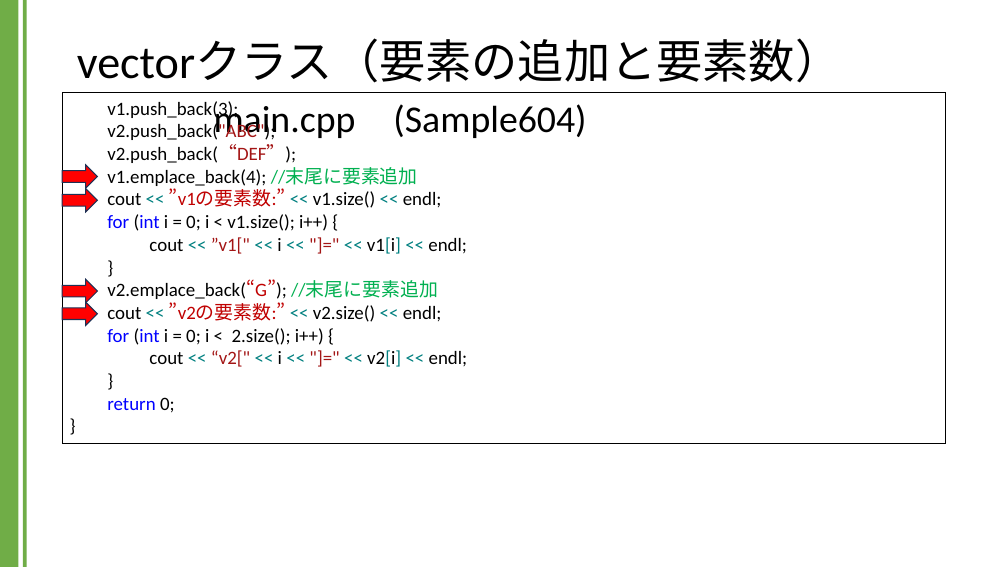
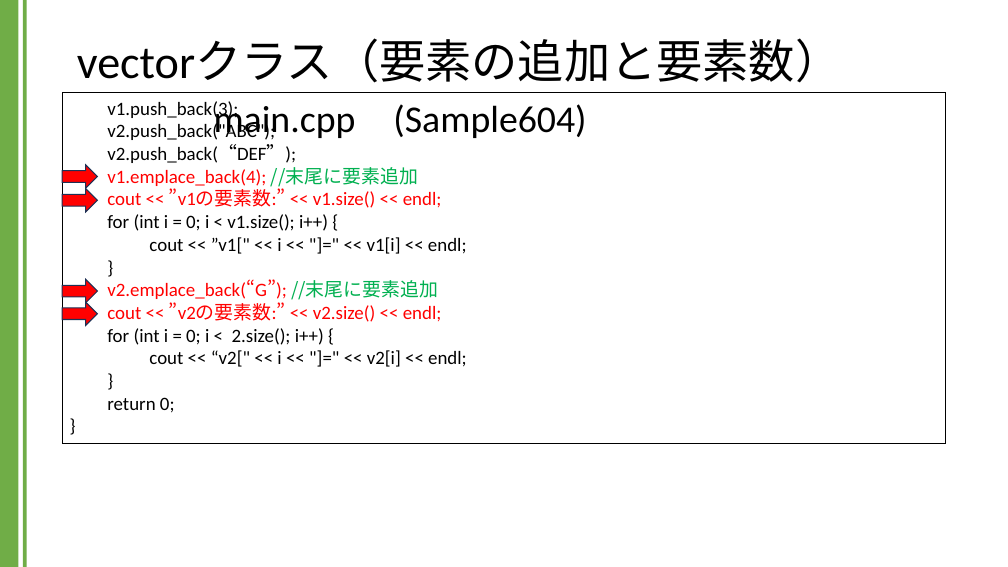
Before and after one commit to kic-murata/cpp2024, a slide deck: slide 14 of 授業資料/講義資料：Vectorクラス.pptx (slide 13 before the commit). Drawn at 1008x567 pixels with LibreOffice and Linux fonts; fonts in the diff are those of the drawing. Boxes give left, top, right and bottom in pixels: in the first picture for what was removed or moved away, otherwise in the second. Text is boxed around its words. In the diff, an @@ line names an element or a change of style, - is before the commit and + after.

```diff
--- a/授業資料/講義資料：Vectorクラス.pptx
+++ b/授業資料/講義資料：Vectorクラス.pptx
@@ text in rectangle at box(107, 122, 467, 413): text colour #A31515 to #000000 in "v2.push_back("ABC");", "v2.push_back(“DEF”);", "”v1[" "]="", "“v2[" "]=""; font Calibri to Noto Sans CJK JP in "//末尾に要素追加", "//末尾に要素追加"; text colour #000000 to #FF0000 in "v1.emplace_back(4);", "cout v1.size() endl;", "v2.emplace_back(“G”);", "cout v2.size() endl;"; text colour #008080 to #FF0000 in "<< << <<", "<< << <<"; text colour #C00000 to #FF0000 in "”v1の要素数:”", "v2.emplace_back(“G”);", "”v2の要素数:”"; text colour #0000FF to #000000 in "for (int", "for (int", "return"; text colour #008080 to #000000 in "<< << << << v1[i] <<", "<< << << << v2[i] <<" @@
```
Also in this commit, not shown: 6 other slides changed, 1 slide added.
